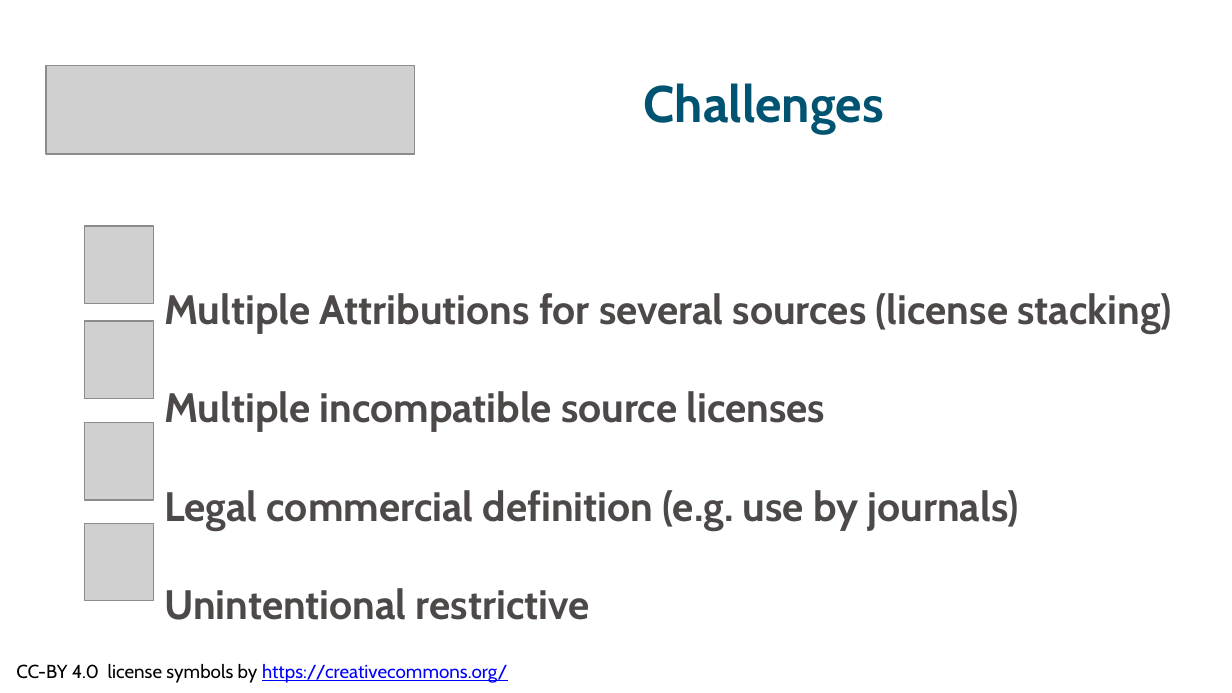
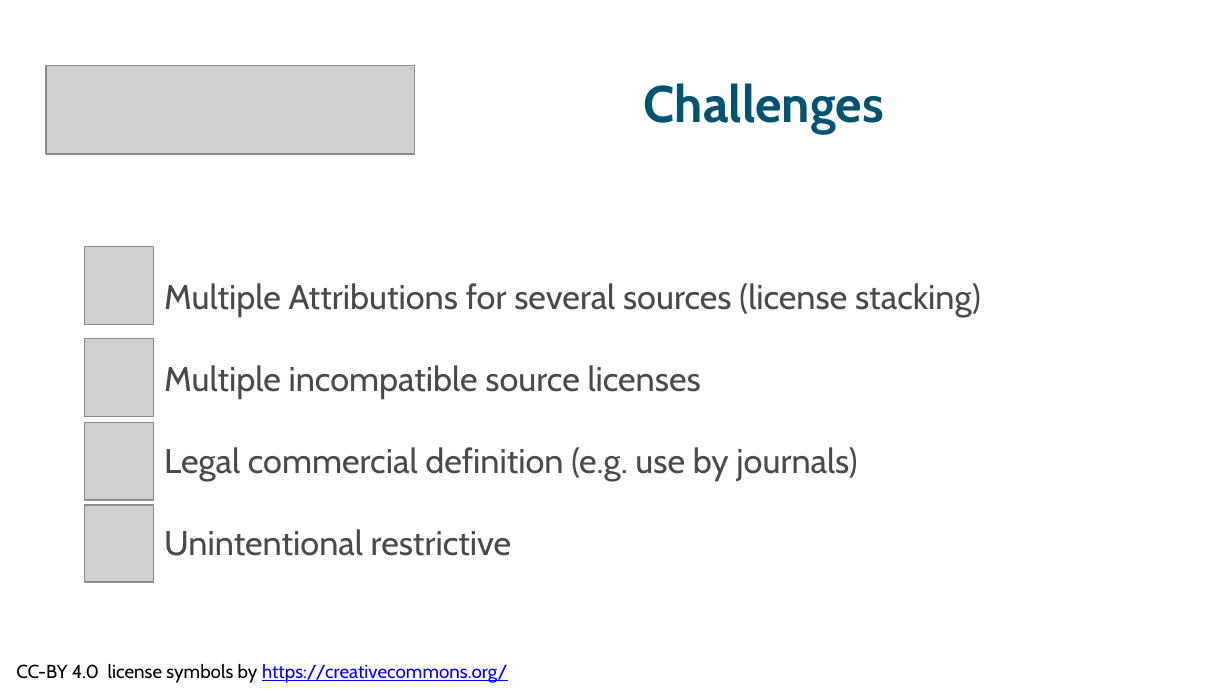
Before and after one commit to ELIXIR-Norway-Training/DMP-writing-workshop, a slide deck: slide 27 of 06_Licensing.odp (slide 43 before the commit). Drawn at 1232x693 pixels with LibreOffice and Linux fonts; fonts in the diff are those of the drawing; grey boxes stand for pictures. Boxes give left, top, right and bottom in pixels: in the first picture for what was removed or moved away, otherwise in the second. Text is boxed around its words. In the diff, an @@ line names an element or a change of style, - is before the commit and + after.

```diff
--- a/06_Licensing.odp
+++ b/06_Licensing.odp
@@ text "Multiple Attributions for several sources ..." at (x1=164, y1=283, x2=981, y2=556): size 24 to 20 pt, bold off @@
@@ picture moved from (x1=85, y1=225, x2=154, y2=303) to (x1=85, y1=246, x2=154, y2=324) @@
@@ picture moved from (x1=85, y1=322, x2=154, y2=399) to (x1=85, y1=339, x2=154, y2=416) @@
@@ picture moved from (x1=85, y1=524, x2=154, y2=600) to (x1=85, y1=505, x2=154, y2=582) @@
```
Also in this commit, not shown: 8 other slides changed, 33 slides removed, 1 other file.
